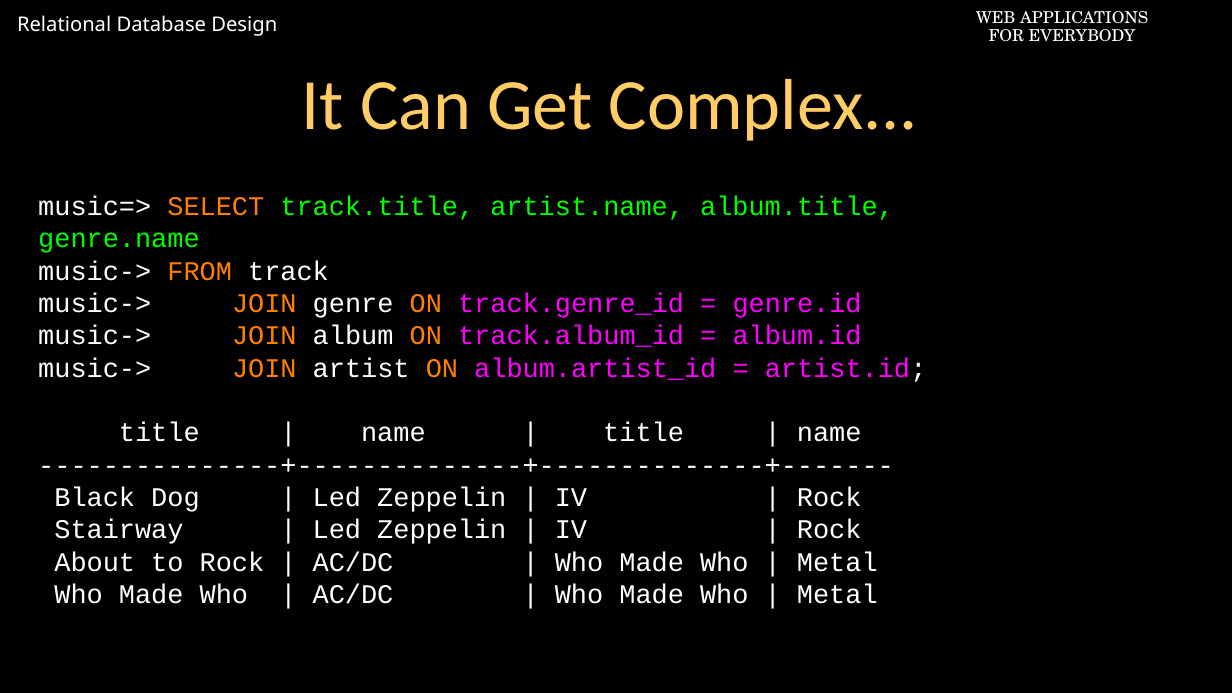
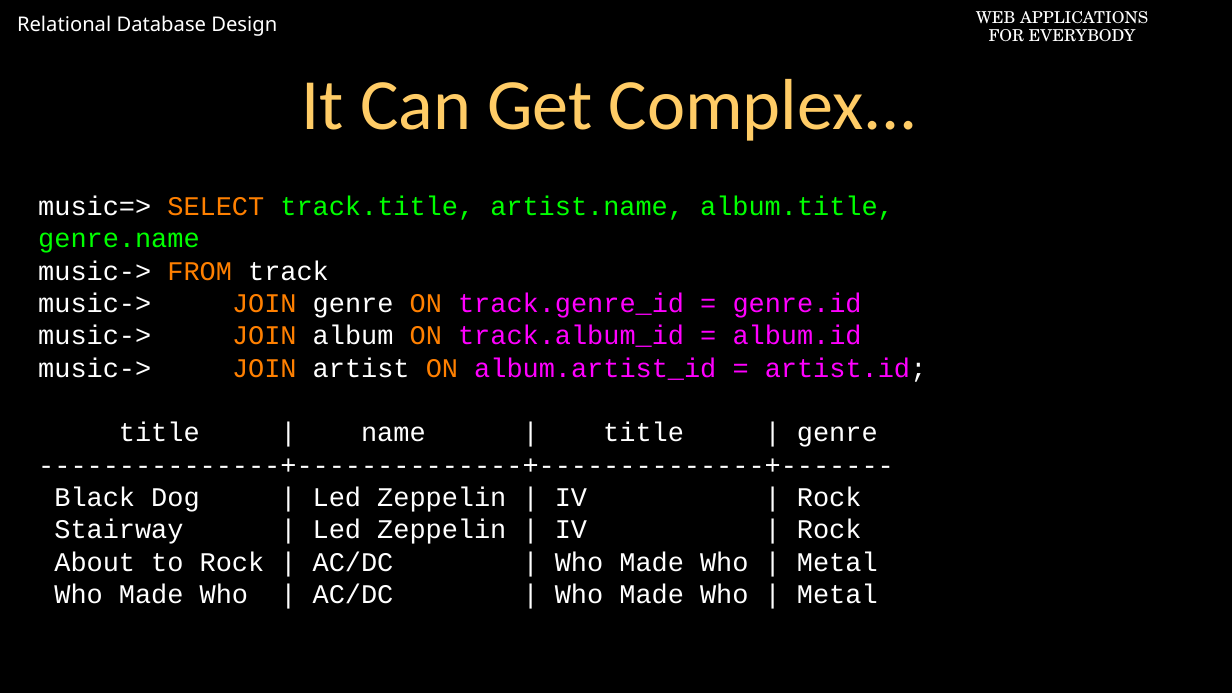
Before and after one commit to csev/pg4e, a slide deck: slide 39 of lectures/02-Database-Design-Many-to-Many.ppt. Drawn at 1232x693 pixels with LibreOffice and Linux fonts; fonts in the diff are those of the drawing; background and template pictures are left out. Boxes give left, top, right and bottom in pixels: in the first picture for what was removed or moved away, otherwise in the second. Text is boxed around its words. In the diff, an @@ line names an element or a change of style, - is before the commit and + after.

Commit message:
Typos

```diff
--- a/lectures/02-Database-Design-Many-to-Many.ppt
+++ b/lectures/02-Database-Design-Many-to-Many.ppt
@@ text at <box>119,422,878,447</box>: text changed @@
-title | name | title | name
+title | name | title | genre
```
Also in this commit, not shown: 4 other slides changed.
